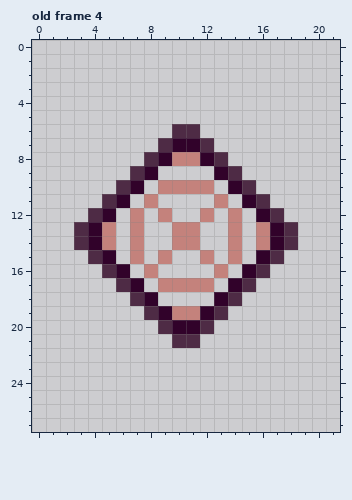
File history of a pixel-art file, Corrupta/UI/Node Map/Node Map Race Indicators.aseprite. This is how it looked before the edit.
22x28 pixels, 5 frames. Shown: old frame 4. The commit also changed other frames, which this record leaves out.
The result:
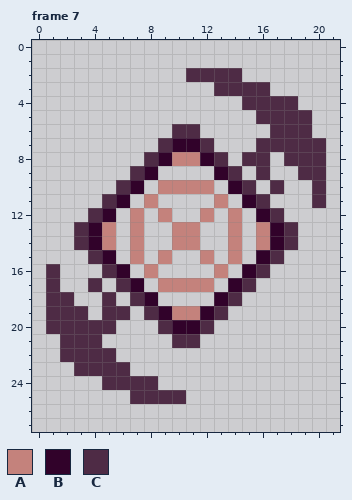
Palette (. is transparent): A #c4827c  B #31022a  C #4e2b45
A new or re-ordered frame is compared with the old frame closest to it.
The exact change:
frames 5 -> 7
Changed rows in their new state; - is an unchanged pixel.
Frame 7 is new; against old frame 4, layer "Layer 1":
first column x 11:
 2 CCCC------
 3 --CCCC----
 4 ----CCCC--
 5 -----CCCC-
 6 ------CCC-
 7 -----CCCCC
 8 ----CC-CCC
 9 -----C--CC
10 ------C--C
11 ---------C
first column x 1:
16 C---------
17 C--C------
18 CC--C-----
19 CCC-CC----
20 CCCCC-----
21 -CCC------
22 -CCCC-----
23 --CCCC----
24 ----CCCC--
25 ------CCCC
